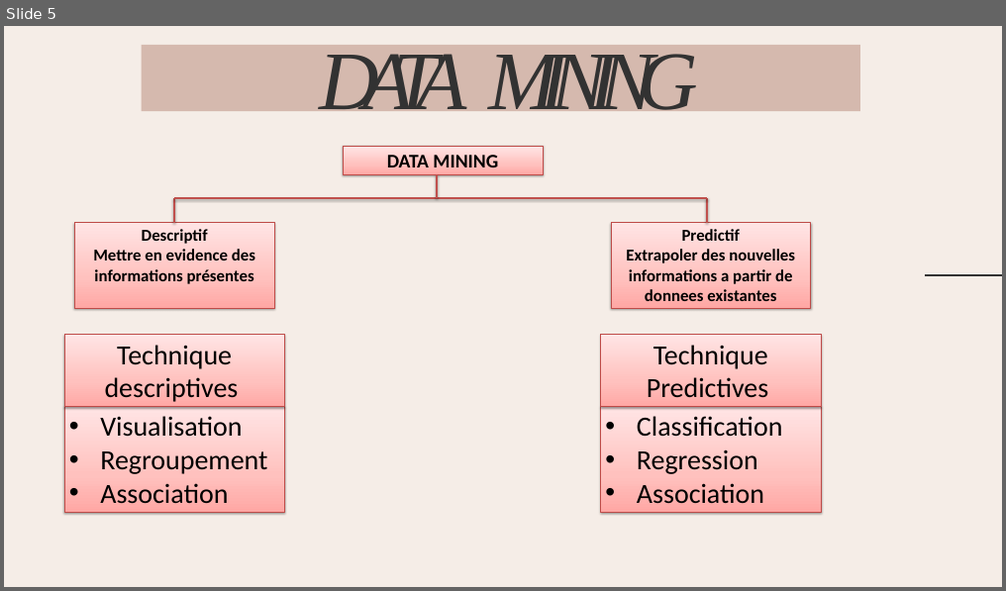
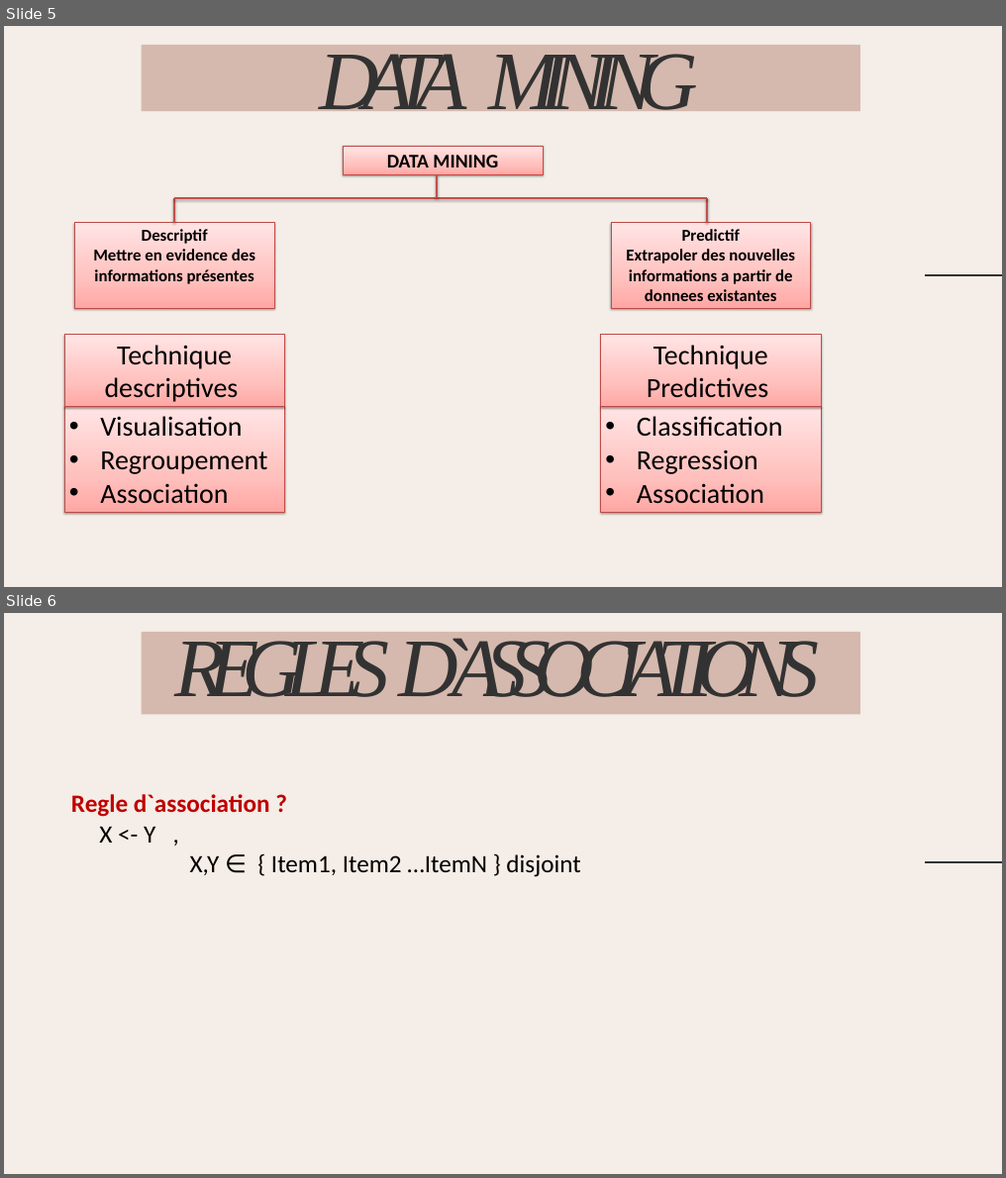
Before and after one commit to wassila90/projetADS, a slide deck: Présentation_Regles_association.pptx. Shown one above the other, each under a label of ours: slide 5 before the commit, slides 5 and 6 after it. The pictures are 1006x591 and 1006x1178 pixels, drawn with LibreOffice and Linux fonts; fonts in the diff are those of the drawing. Boxes give left, top, right and bottom in pixels: in the first picture for what was removed or moved away, otherwise in the second. Text is boxed around its words. In the diff, an @@ line names an element or a change of style, - is before the commit and + after.

```diff
--- a/Présentation_Regles_association.pptx
+++ b/Présentation_Regles_association.pptx
@@ slide 6 added at [4,613,1002,1174], background #FFFFFF; not listed: 1 template element that a slide beside it also shows @@
@@ freeform shape added at [142,632,860,715], fill #D5B9AE @@
@@ text added at [175,638,819,697], 120 pt, text #323232, italic @@
+REGLES D`ASSOCIATIONS
@@ text added at [71,794,580,877], 36 pt, text #000000 @@
+Regle d`association ?
+X <- Y ,
+X,Y ∈ { Item1, Item2 …ItemN } disjoint
@@ freeform shape added at [925,862,1002,862], outline #323232 3 pt @@
```
Also in this commit, not shown: 3 slides changed, 5 other slides added, 5 slides removed.
